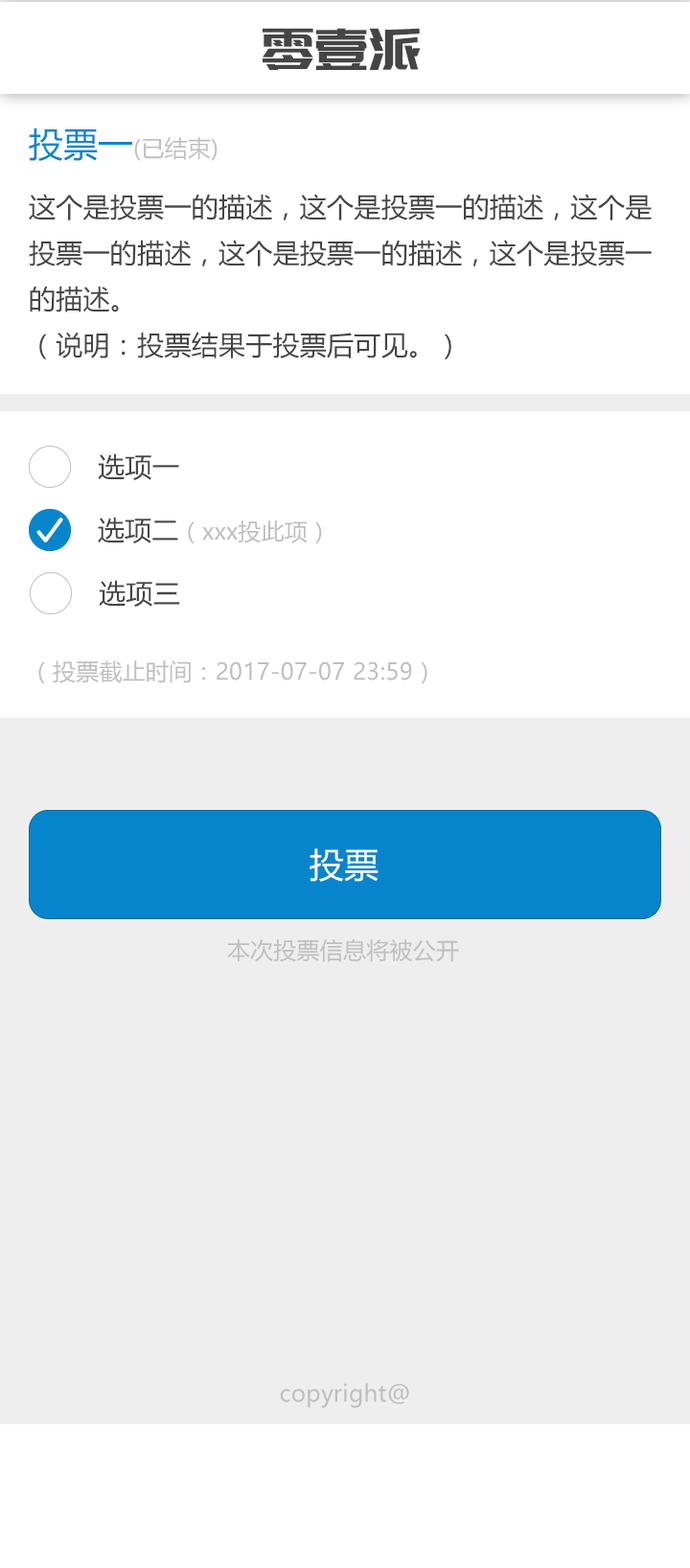
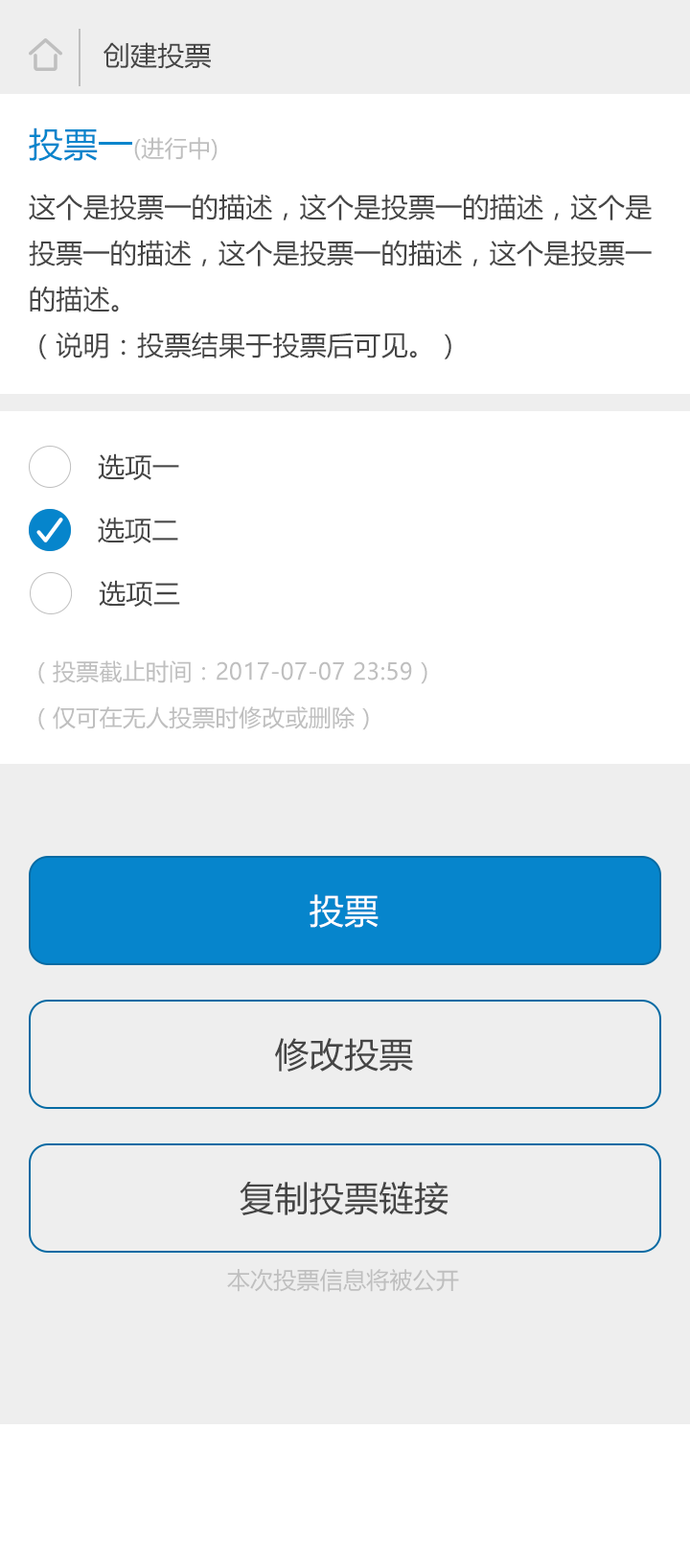
Revision of a layered 690px x 1568px image; what changed, layer by layer:
removed layer "零壹派" from group "nav" over [left=262, top=27, right=421, bottom=70]
added layer "矢量智能对象" (1st of 7, in "画板 1" › "nav") in group "nav" over [left=28, top=38, right=63, bottom=71]
renamed "矩形 3" to "形状 2", opacity 100% → 20%, painted on it over [left=0, top=1, right=690, bottom=94]
added layer "创建投票" in group "nav" over [left=103, top=42, right=211, bottom=70]
hid group "非发起人" (31 layers) over [left=0, top=93, right=690, bottom=963]
showed group "发起人" (37 layers) over [left=0, top=93, right=690, bottom=1292]
painted on "矩形 2 拷贝" (2nd of 4, in "画板 1" › "发起人" › "投票btn") over [left=29, top=856, right=661, bottom=965]
renamed "删除投票" to "复制投票链接", painted on it over [left=239, top=1180, right=449, bottom=1216]
painted on "矩形 2 拷贝" (4th of 4, in "画板 1" › "发起人" › "删除btn") over [left=28, top=1143, right=662, bottom=1253]
hid "copyright@" over [left=279, top=1383, right=410, bottom=1408]
